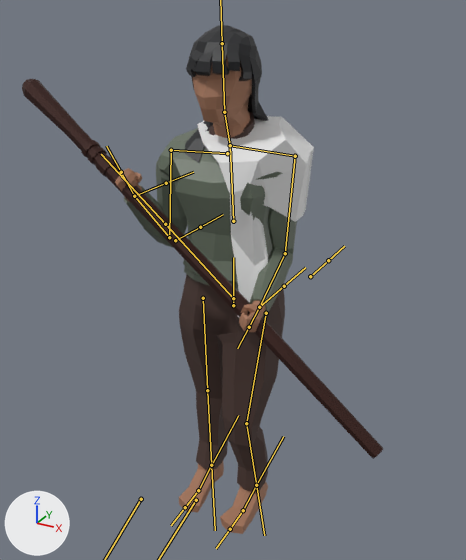
One commit to the FBX model Assets/models/mainCharacter/mainCharacterBase.fbx: the scene before it, then after it.
The view is the same before and after, from a 50 mm lens placed at (6.11, -11.15, 11.56), pointed at (0.09, -0.2, 6.09). The lights are fixed; the arrows at lower left show +X, +Y and +Z. Both versions are drawn at frame 13 of the action 'Armature|staffWalk'; the numbers are the values there. The bones that bend it are drawn over the model as lines.

Names of what the first picture shows: 'character.001', 'hair.001', 'sash.001', 'staff.001'.
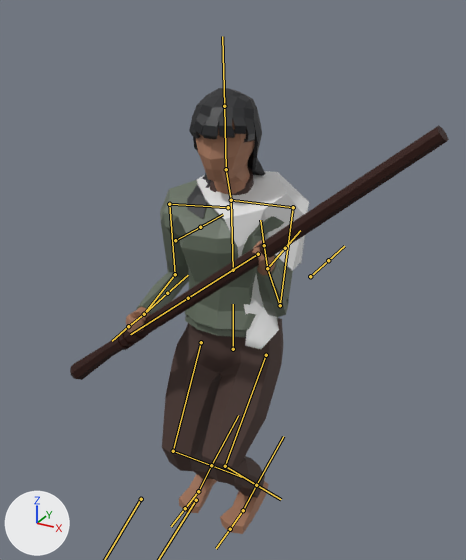
Pixel boxes (x1, y1, x2, y2) of what changed, in the pictures (466 x 560 px):
'character.001', posed (8% narrower, 14% shorter): before (115, 57, 297, 534); after (126, 122, 293, 534)
'staff.001', posed (33% shorter): before (22, 79, 383, 459); after (70, 125, 449, 380)
'sash.001', posed (12% shorter): before (197, 116, 314, 318); after (197, 171, 309, 349)
'hair.001', posed: before (185, 25, 269, 163); after (187, 88, 266, 219)
bone 'core', root to tip: before (233, 305) to (233, 257); after (233, 349) to (233, 304)
bone 'upperArm.L', root to tip: before (295, 156) to (285, 253); after (293, 207) to (280, 305)
bone 'lowerArm.L', root to tip: before (285, 253) to (259, 307); after (280, 305) to (267, 268)
bone 'upperArm.R', root to tip: before (171, 150) to (169, 237); after (169, 204) to (175, 274)
bone 'lowerArm.R', root to tip: before (169, 237) to (134, 196); after (175, 274) to (144, 314)
bone 'thigh.L', root to tip: before (266, 313) to (246, 423); after (266, 355) to (225, 466)
bone 'shin.L', root to tip: before (246, 423) to (256, 485); after (225, 466) to (256, 485)
bone 'thigh.R', root to tip: before (203, 298) to (207, 390); after (201, 342) to (173, 451)
bone 'shin.R', root to tip: before (207, 390) to (211, 465); after (173, 451) to (211, 465)
bone 'core.001', root to tip: before (233, 298) to (165, 224); after (258, 254) to (188, 298)

The edits, one by one:
Bone 'core' (bone_core) moves from (-0.01, 0.38, -0.26) to (-0.02, -0.72, -0.23).
Bone 'core' (bone_core) turns from (0, 0, 0) to (0, 8, 0) degrees about its own x, y and z.
Bone 'upperArm.L' (bone_upperarm_l) turns from (5, 14, -79) to (30, 18, -72) degrees about its own x, y and z.
Bone 'lowerArm.L' (bone_lowerarm_l) turns from (64, -5, 7) to (107, -11, 8) degrees about its own x, y and z.
Bone 'upperArm.R' (bone_upperarm_r) turns from (-1, 15, 77) to (-15, 3, 79) degrees about its own x, y and z.
Bone 'lowerArm.R' (bone_lowerarm_r) turns from (137, 14, -6) to (96, 9, -8) degrees about its own x, y and z.
Bone 'thigh.L' (bone_thigh_l) turns from (-10, 1, 2) to (-37, 9, 3) degrees about its own x, y and z.
Bone 'shin.L' (bone_shin_l) turns from (17, 0, 0) to (70, 0, 0) degrees about its own x, y and z.
Bone 'thigh.R' (bone_thigh_r) turns from (9, 0, 0) to (-25, 8, 1) degrees about its own x, y and z.
Bone 'shin.R' (bone_shin_r) turns from (-15, 0, 0) to (61, 0, 0) degrees about its own x, y and z.
Bone 'core.001' (bone_core_001) moves from (0.77, 0.46, 2.48) to (1.68, 2.4, 2.77).
Bone 'core.001' (bone_core_001) turns from (-3, 7, 37) to (-7, 18, 110) degrees about its own x, y and z.
